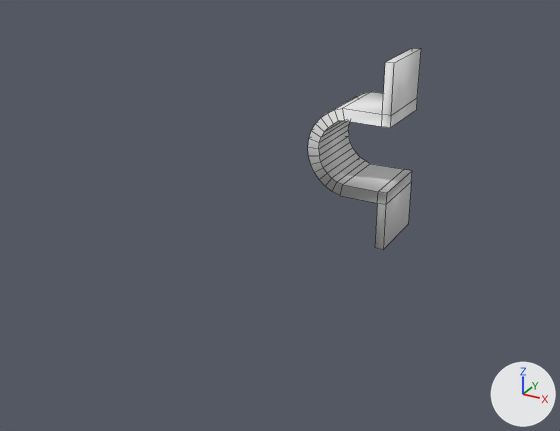
Renders of the Blender file SourceAssets/Environments/Subway/Props/Pipe_1.blend from each side of a commit.
Both versions are drawn from a 50 mm camera at (17.7, -44.2, 15.6) aimed at (-4.2, -4.3, -4.3). The lights are fixed; the arrows at lower right show +X, +Y and +Z. The first picture is the older version. Mesh edges are drawn as thin lines.

The first picture shows 'Clamp'.
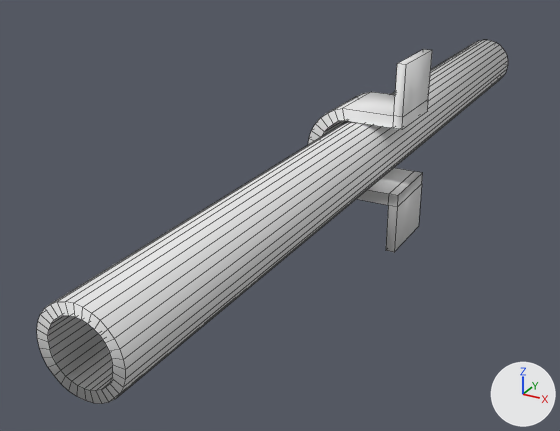
Edits to the bpy script that builds the scene:
```text
Change me_cube_001:
    used by ob_clamp; location = (0.0, 0.0, 0.0)
    remove me_cube_001.from_pydata(...)  # 84 vertices, 82 faces; spans x -3.27..2.17, y -2.43..2.09, z -6.08..5.77
    add me_cube_001.from_pydata(...)  # 84 vertices, 82 faces; spans x -3.27..2.89, y -2.43..2.09, z -6.08..5.77
    me_cube_001 part 1: all 12 vertices in x 1.6..2.17, y -2.43..2.09, z 1.9..5.77 are moved by (0.72, 0.0, 0.0)
    me_cube_001 part 2: all 12 vertices in x 1.6..2.17, y -2.43..2.09, z -6.08..-2.24 are moved by (0.72, 0.0, 0.0)
Change ob_pipe:
    remove ob_pipe.hide_set(True)
```

What differs and where, as boxes (x1, y1, x2, y2) in the pictures (560 x 431 px; the box of a moved part takes in the faces that stretch with it):
'Pipe', shown
    after: (37, 40, 508, 404)
'Clamp', reshaped (10% wider)
    before: (308, 48, 421, 250)
    after: (308, 49, 432, 252)
part 1 of me_cube_001, moved or reshaped
    before: (343, 48, 421, 128)
    after: (343, 49, 432, 130)
part 2 of me_cube_001, moved or reshaped
    before: (340, 164, 412, 250)
    after: (357, 168, 423, 252)
